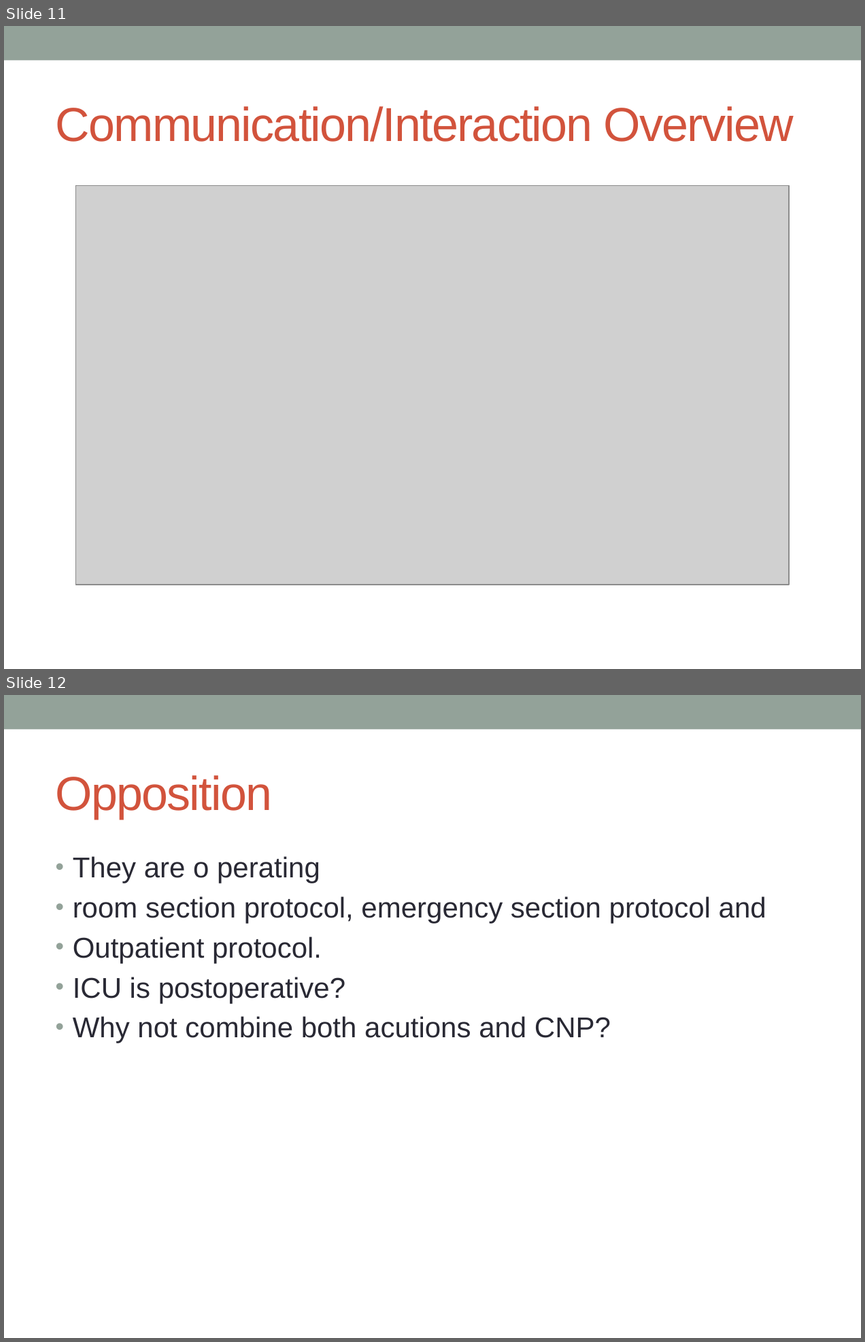
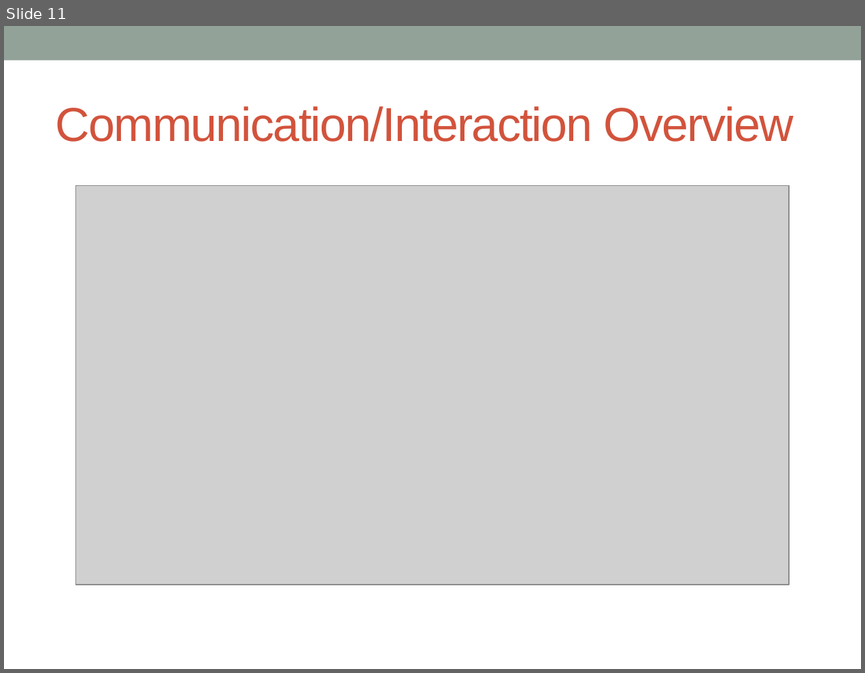
Before and after one commit to IsNull/Tacy, a slide deck: documentation/OperationRoom/presentation/ORP_neher_buettiker.pptx. Shown one above the other, each under a label of ours: slides 11 and 12 before the commit, slide 11 after it. The pictures are 865x1342 and 865x673 pixels, drawn with LibreOffice and Linux fonts; fonts in the diff are those of the drawing; grey boxes stand for pictures. Boxes give left, top, right and bottom in pixels: in the first picture for what was removed or moved away, otherwise in the second. Text is boxed around its words. In the diff, an @@ line names an element or a change of style, - is before the commit and + after.

```diff
--- a/documentation/OperationRoom/presentation/ORP_neher_buettiker.pptx
+++ b/documentation/OperationRoom/presentation/ORP_neher_buettiker.pptx
@@ slide 12 removed at <box>4,695,861,1338</box>, background #FFFFFF; not listed: 1 template element that a slide beside it also shows @@
@@ title removed at <box>56,775,273,819</box> @@
-Opposition
@@ text removed at <box>73,856,766,1043</box> @@
-• They are o perating
-• room section protocol, emergency section protocol and
-• Outpatient protocol.
-• ICU is postoperative?
-• Why not combine both acutions and CNP?
```
Also in this commit, not shown: 4 slides changed, 2 slides added.
